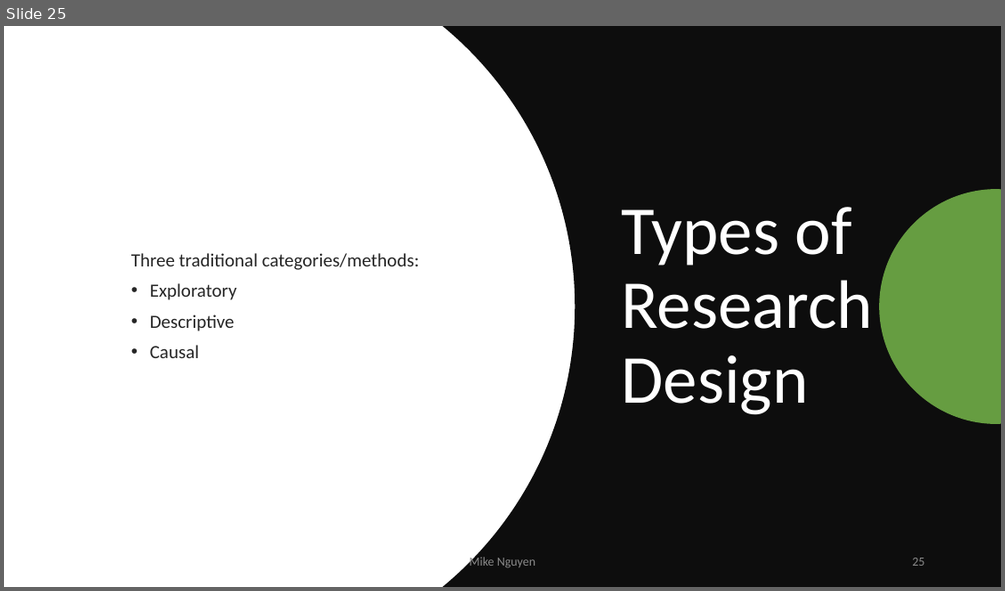
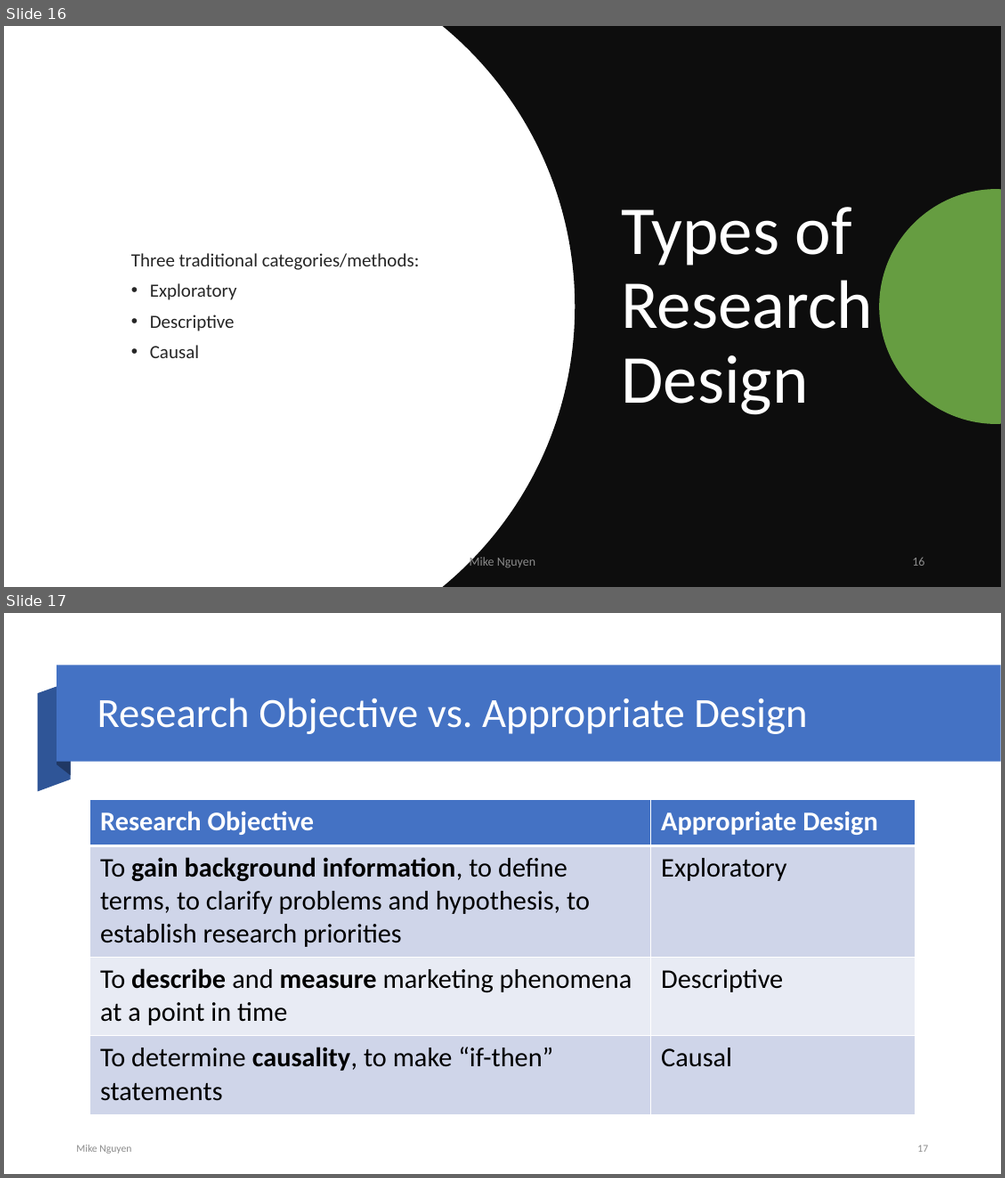
Before and after one commit to mikenguyen13/mar4050, a slide deck: lectures/2/2_Research Design.pptx. Shown one above the other, each under a label of ours: slide 25 before the commit, slides 16 and 17 after it. The pictures are 1005x591 and 1005x1178 pixels, drawn with LibreOffice and Linux fonts; fonts in the diff are those of the drawing. Boxes give left, top, right and bottom in pixels: in the first picture for what was removed or moved away, otherwise in the second. Text is boxed around its words. In the diff, an @@ line names an element or a change of style, - is before the commit and + after.

```diff
--- a/lectures/2/2_Research Design.pptx
+++ b/lectures/2/2_Research Design.pptx
@@ slide 17 added at <box>4,613,1001,1174</box>, background #FFFFFF @@
@@ rectangle added at <box>57,666,1001,762</box>, fill #4472C4 @@
@@ freeform shape added at <box>57,666,71,775</box>, fill #203864 @@
@@ freeform shape added at <box>38,682,71,792</box>, fill #2F5597 @@
@@ title added at <box>97,698,807,734</box>, 40 pt, text #FFFFFF @@
+Research Objective vs. Appropriate Design
@@ table added at <box>90,799,915,1115</box>, 4 rows, 2 columns @@
+Research Objective | Appropriate Design
+To gain background information, to define terms, to clarify problems and hypothesis, to establish research priorities | Exploratory
+To describe and measure marketing phenomena at a point in time | Descriptive
+To determine causality, to make “if-then” statements | Causal
@@ text added at <box>76,1144,131,1153</box>, 10 pt, text #8C8C8C @@
+Mike Nguyen
@@ page number added at <box>917,1144,928,1151</box>, 10 pt, text #8C8C8C @@
+17
@@ what was slide 25 is now slide 16 @@
@@ page number at <box>912,556,924,565</box>: text changed @@
-25
+16
```
Also in this commit, not shown: 18 slides changed, 8 other slides added, 19 slides removed, 2 other files.
